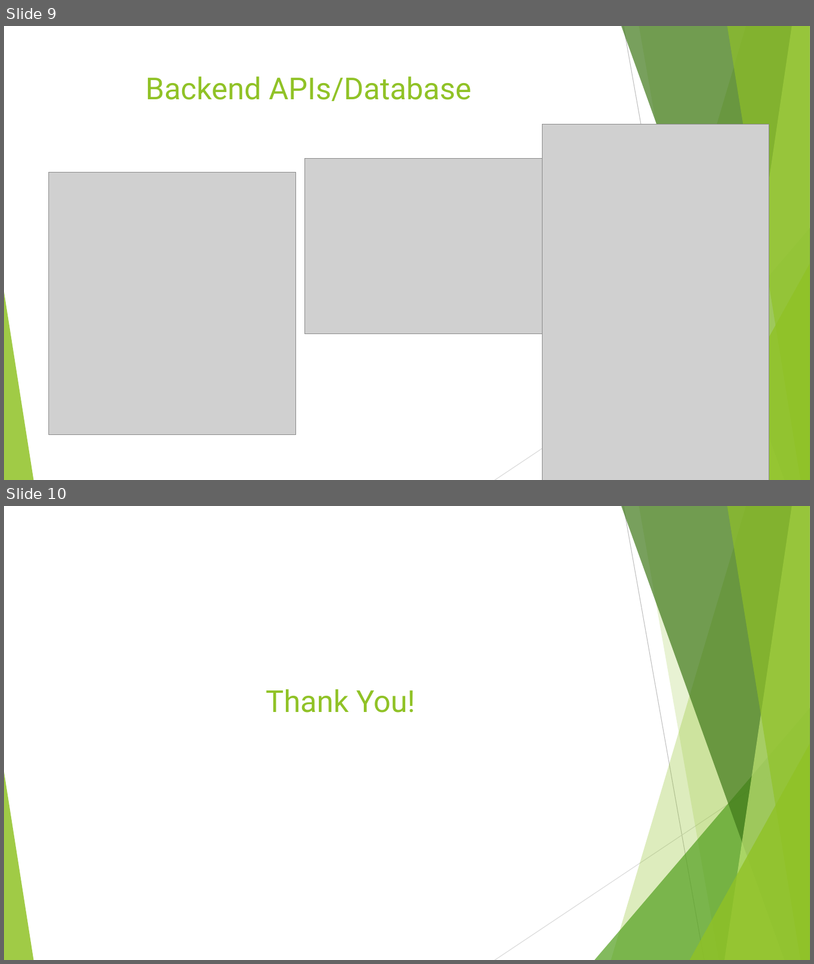
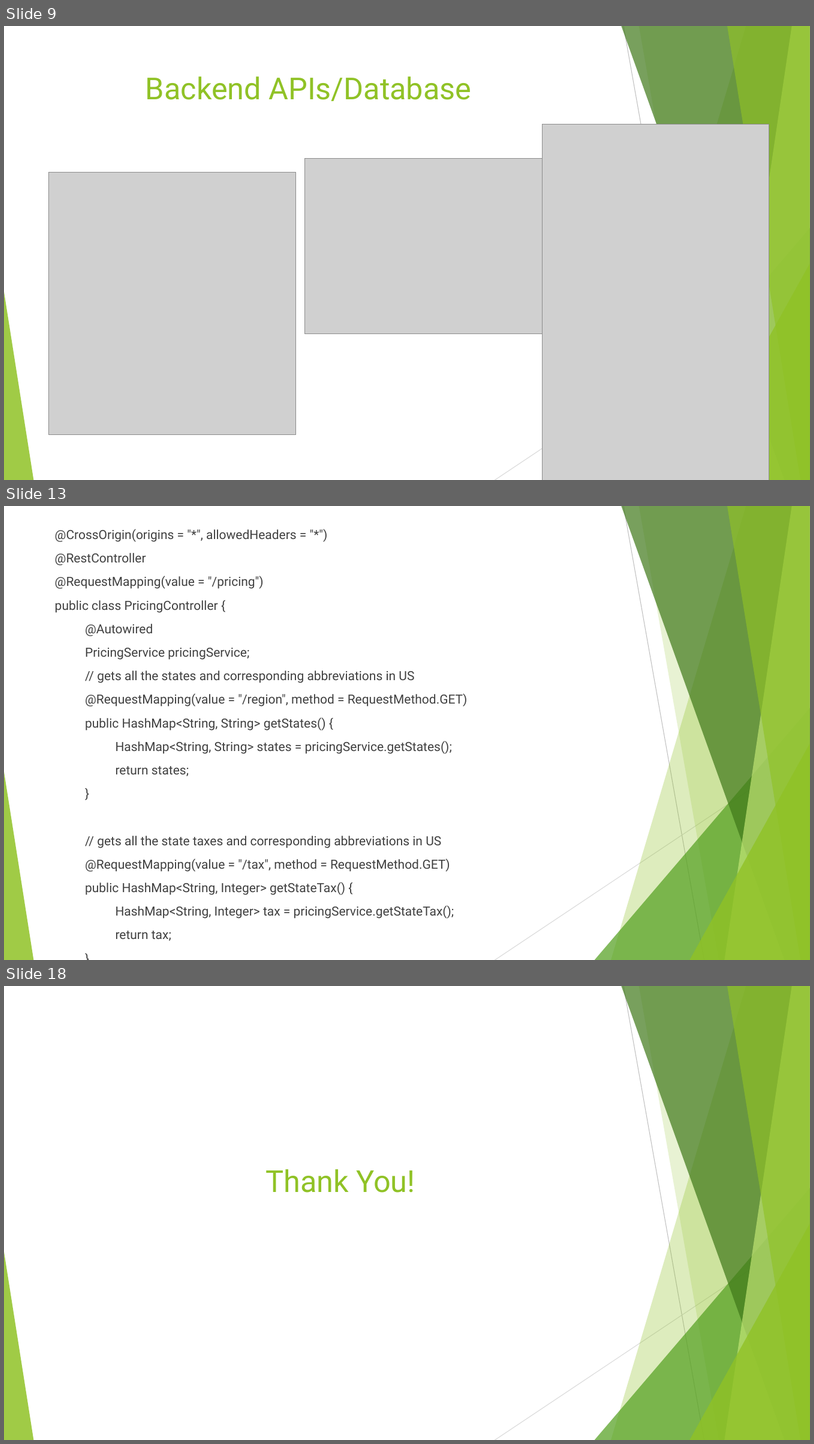
Before and after one commit to ksharish72/ShoppingCart_SpringMVC_React, a slide deck: ShoppingCartDocumentation.pptx. Shown one above the other, each under a label of ours: slides 9 and 10 before the commit, slides 9, 13 and 18 after it; the slides between them are not shown. The pictures are 814x964 and 814x1444 pixels, drawn with LibreOffice and Linux fonts; fonts in the diff are those of the drawing; grey boxes stand for pictures. Boxes give left, top, right and bottom in pixels: in the first picture for what was removed or moved away, otherwise in the second. Text is boxed around its words. In the diff, an @@ line names an element or a change of style, - is before the commit and + after.

```diff
--- a/ShoppingCartDocumentation.pptx
+++ b/ShoppingCartDocumentation.pptx
@@ slide 13 added at [4,506,810,960], background #FFFFFF; not listed: 10 template elements that a slide beside it also shows @@
@@ text added at [55,529,468,940], 15 pt, text #404040 @@
+@CrossOrigin(origins = "*", allowedHeaders = "*")
+@RestController
+@RequestMapping(value = "/pricing")
+public class PricingController {
+@Autowired
+PricingService pricingService;
+// gets all the states and corresponding abbreviations in US
+@RequestMapping(value = "/region", method = RequestMethod.GET)
+public HashMap<String, String> getStates() {
+HashMap<String, String> states = pricingService.getStates();
+return states;
+}
+// gets all the state taxes and corresponding abbreviations in US
+@RequestMapping(value = "/tax", method = RequestMethod.GET)
+public HashMap<String, Integer> getStateTax() {
+HashMap<String, Integer> tax = pricingService.getStateTax();
+return tax;
+}
+}
@@ what was slide 10 is now slide 18 @@
```
Also in this commit, not shown: 1 slide changed, 7 other slides added, 9 other files.
